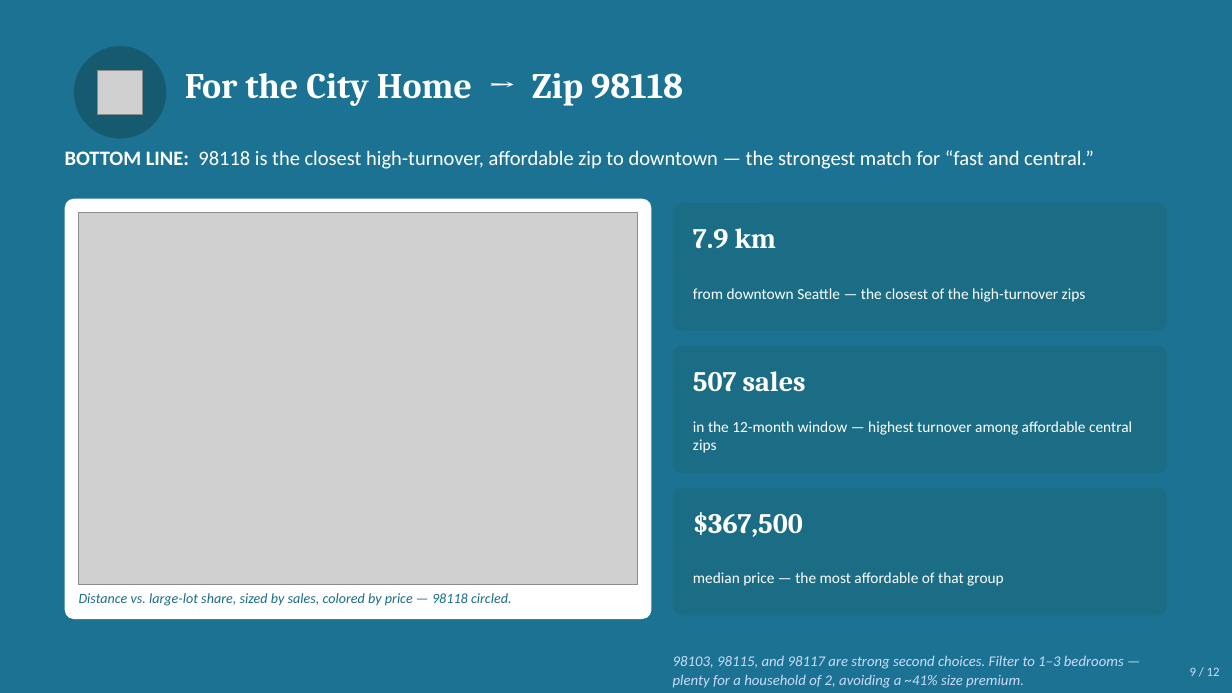
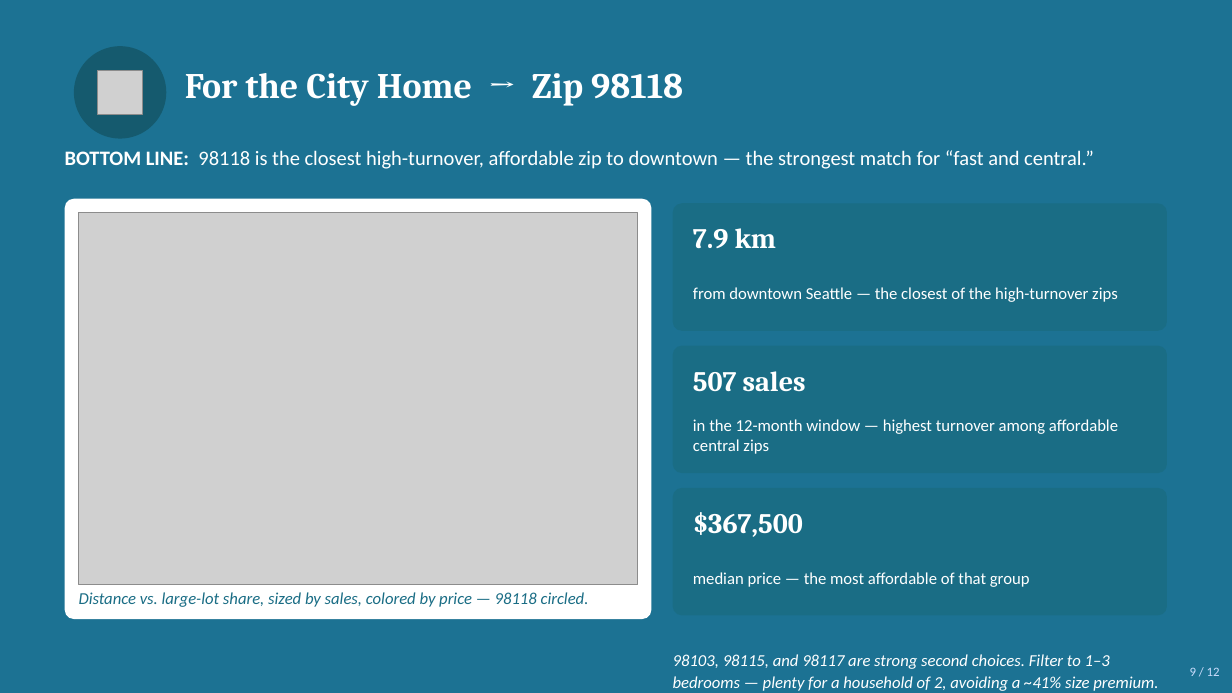
Before and after one commit to jolennd/ds-eda-project, a slide deck: slide 9 of presentation.pptx. Drawn at 1232x693 pixels with LibreOffice and Linux fonts; fonts in the diff are those of the drawing; grey boxes stand for pictures. Boxes give left, top, right and bottom in pixels: in the first picture for what was removed or moved away, otherwise in the second. Text is boxed around its words. In the diff, an @@ line names an element or a change of style, - is before the commit and + after.

Commit message:
Deck round 2: charts sourced from data/eda.csv (matching 04_eda.ipynb analysis) replacing native charts, fix new contrast failure on slide 9, bump remaining small fonts to 13pt

```diff
--- a/presentation.pptx
+++ b/presentation.pptx
@@ size 12 to 13 pt in 3 elements at (x1=693, y1=287, x2=1118, y2=302), (x1=693, y1=419, x2=1118, y2=454), (x1=693, y1=572, x2=1030, y2=587) @@
@@ text "Distance vs. large-lot share, sized ..." at (x1=79, y1=592, x2=589, y2=607): size 11 to 13 pt @@
@@ text "98103, 98115, and 98117 are ..." at (x1=673, y1=654, x2=1158, y2=691): size 11.5 to 13 pt, text colour #CADCFC to #FFFFFF @@
```
Also in this commit, not shown: 4 other slides changed, 1 other file.
